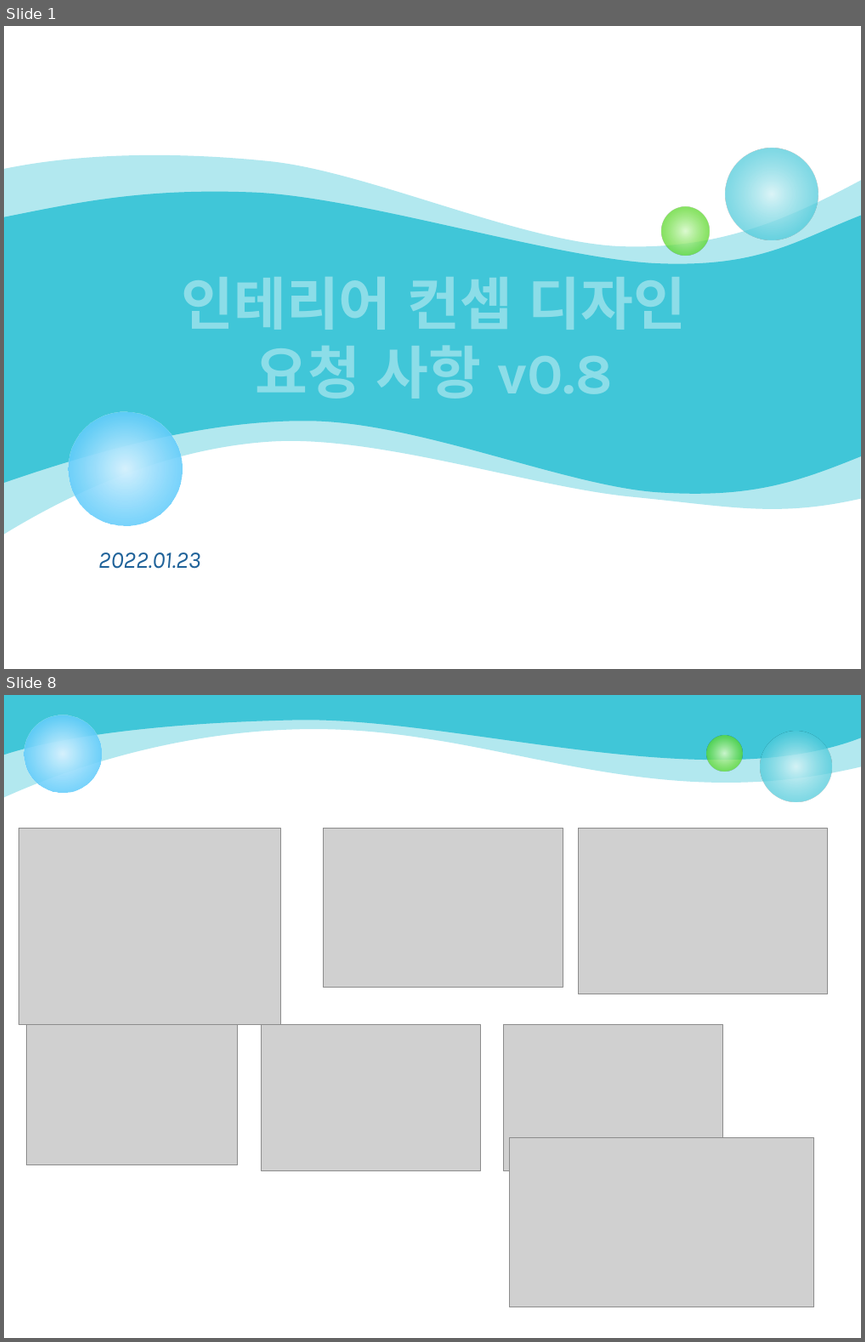
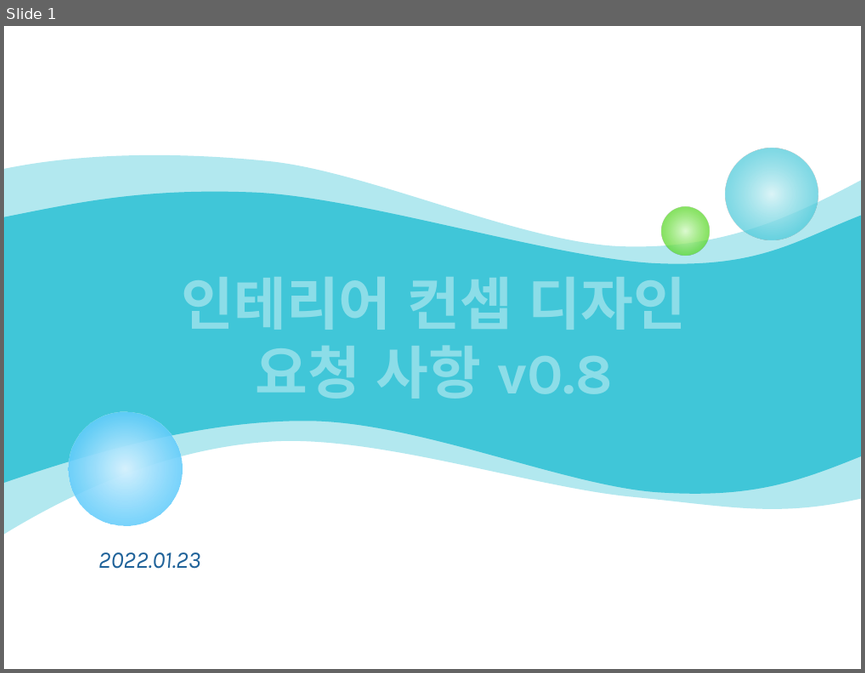
Before and after one commit to ketri-scs/4f_design, a slide deck: 100_컨셉 디자인/K220123_인테리어 컨셉 디자인 요청 사항 v0.8.pptx. Shown one above the other, each under a label of ours: slides 1 and 8 before the commit, slide 1 after it; the slides between them are not shown. The pictures are 865x1342 and 865x673 pixels, drawn with LibreOffice and Linux fonts; fonts in the diff are those of the drawing; grey boxes stand for pictures. Boxes give left, top, right and bottom in pixels: in the first picture for what was removed or moved away, otherwise in the second. Text is boxed around its words. In the diff, an @@ line names an element or a change of style, - is before the commit and + after.

```diff
--- a/100_컨셉 디자인/K220123_인테리어 컨셉 디자인 요청 사항 v0.8.pptx
+++ b/100_컨셉 디자인/K220123_인테리어 컨셉 디자인 요청 사항 v0.8.pptx
@@ slide 8 removed at bbox=[4, 695, 861, 1338], background #FFFFFF @@
@@ freeform shape removed at bbox=[4, 695, 861, 815] @@
@@ freeform shape removed at bbox=[4, 695, 861, 798] @@
@@ ellipse removed at bbox=[24, 715, 102, 793] @@
@@ ellipse removed at bbox=[707, 735, 743, 771] @@
@@ ellipse removed at bbox=[760, 731, 832, 802] @@
@@ picture removed at bbox=[18, 828, 281, 1024] @@
@@ picture removed at bbox=[324, 828, 562, 987] @@
@@ picture removed at bbox=[578, 828, 828, 994] @@
@@ picture removed at bbox=[26, 1024, 237, 1164] @@
@@ picture removed at bbox=[261, 1024, 480, 1169] @@
@@ picture removed at bbox=[504, 1024, 723, 1169] @@
@@ picture removed at bbox=[510, 1137, 815, 1307] @@
```
Also in this commit, not shown: 5 slides changed, 2 slides added, 1 other slide removed, 2 other files.
